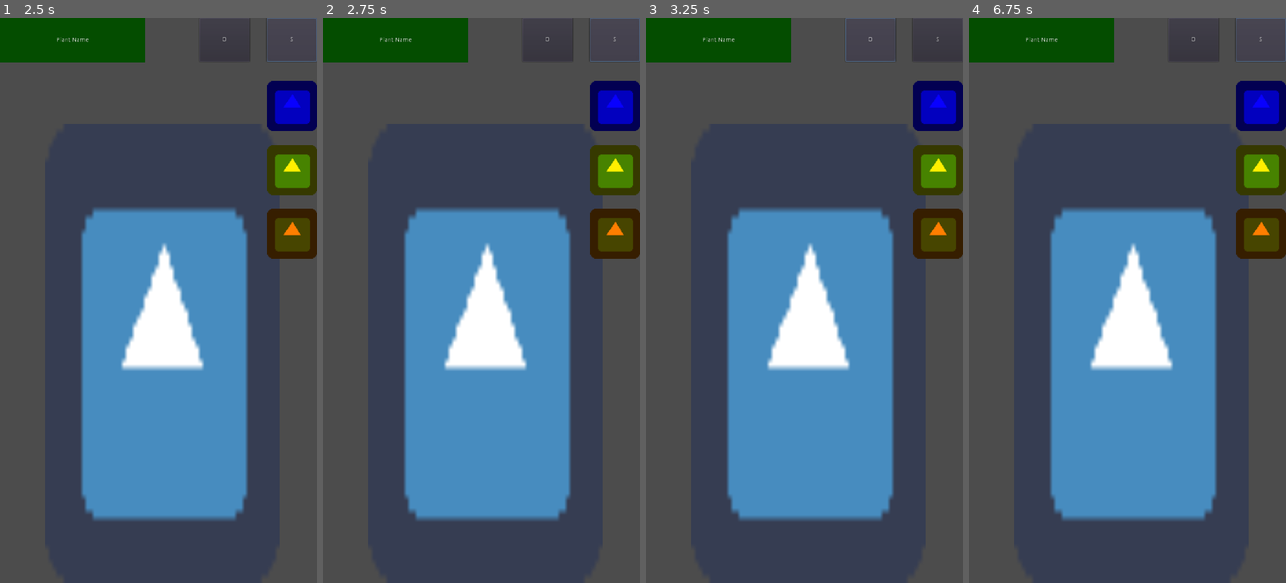
Above: before the commit, frames 1-4 (left to right).
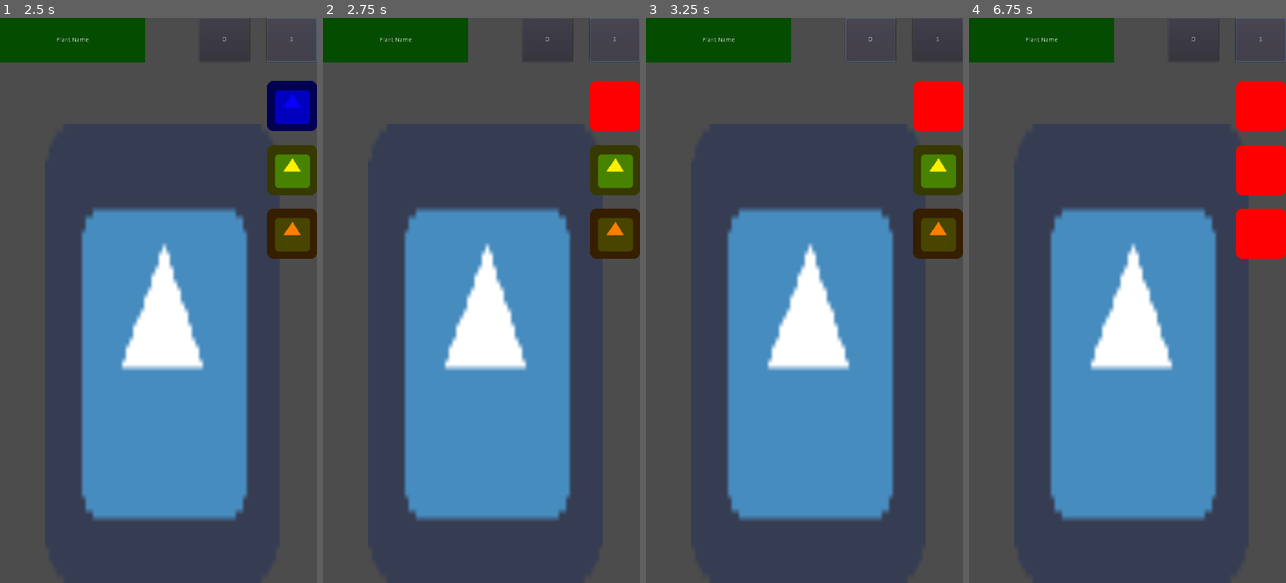
Above: after the commit, the same moments.

Repository: jonathan-santos/planthat
Game: Godot game, scene res://scenes/ui/main_menu.tscn
Same seed, same stepped clock (60 frames per second), same inputs: the game is played once before the commit and once after it. The engine's default icon, where the game draws it, is replaced by a stand-in: a white triangle on a blue panel in a dark square.
Inputs:
- Up to frame 1 (2.5 s): click "Play" at 0.5 s; click "O" at 1.25 s; click "S" at 2 s
- Up to frame 2 (2.75 s): no input
- Up to frame 3 (3.25 s): click "O" at 2.75 s
- Up to frame 4 (6.75 s): click "S" at 3.5 s; click "O" at 4.25 s; click "S" at 5 s; tap Enter at 5.75 s; tap Space at 6.5 s

Frame 1 is identical in both runs. In frame 2, 1.4% of the frame differs, in the area x 84-100%, y 11-20%; in frame 3, 1.4%; in frame 4, 4.2%, in the area x 84-100%, y 11-43%.

Commit message:
Create script for ui scene gui

Diff:
--- a/scenes/ui/gui.tscn
+++ b/scenes/ui/gui.tscn
@@ -1,8 +1,10 @@
-[gd_scene load_steps=2 format=2]
+[gd_scene load_steps=3 format=2]
 
 [ext_resource path="res://assets/sprites/icon.png" type="Texture" id=1]
+[ext_resource path="res://scripts/ui/gui.gd" type="Script" id=2]
 
 [node name="GUI" type="CanvasLayer"]
+script = ExtResource( 2 )
 
 [node name="PlantName" type="Label" parent="."]
 margin_right = 330.0
@@ -79,3 +81,6 @@
 __meta__ = {
 "_edit_use_anchors_": false
 }
+
+[connection signal="pressed" from="ViewAll" to="." method="_on_ViewAll_pressed"]
+[connection signal="pressed" from="Settings" to="." method="_on_Settings_pressed"]
--- /dev/null
+++ b/scripts/ui/gui.gd
@@ -0,0 +1,17 @@
+extends CanvasLayer
+
+func _ready():
+	yield(get_tree().create_timer(2), "timeout")
+	$Water.modulate = Color(255, 0, 0, 1)
+
+	yield(get_tree().create_timer(2), "timeout")
+	$Light.modulate = Color(255, 0, 0, 1)
+
+	yield(get_tree().create_timer(2), "timeout")
+	$Food.modulate = Color(255, 0, 0, 1)
+
+func _on_ViewAll_pressed():
+	OS.alert("View All")
+
+func _on_Settings_pressed():
+	OS.alert("Settings")
